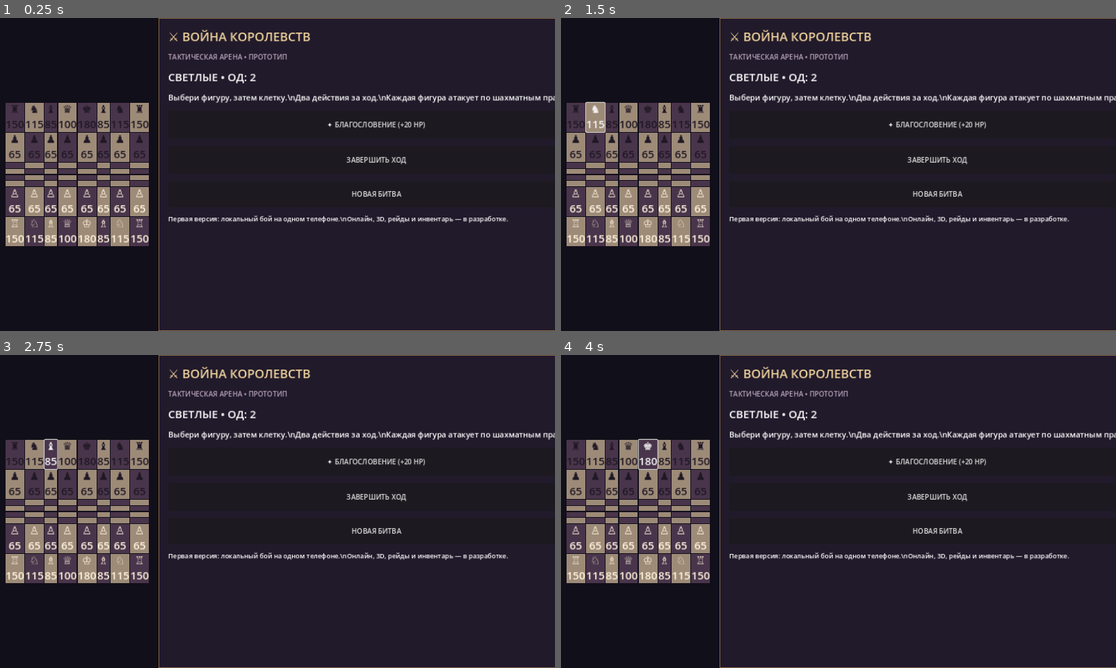
Above: before the commit, frames 1-4 (two rows, left to right).
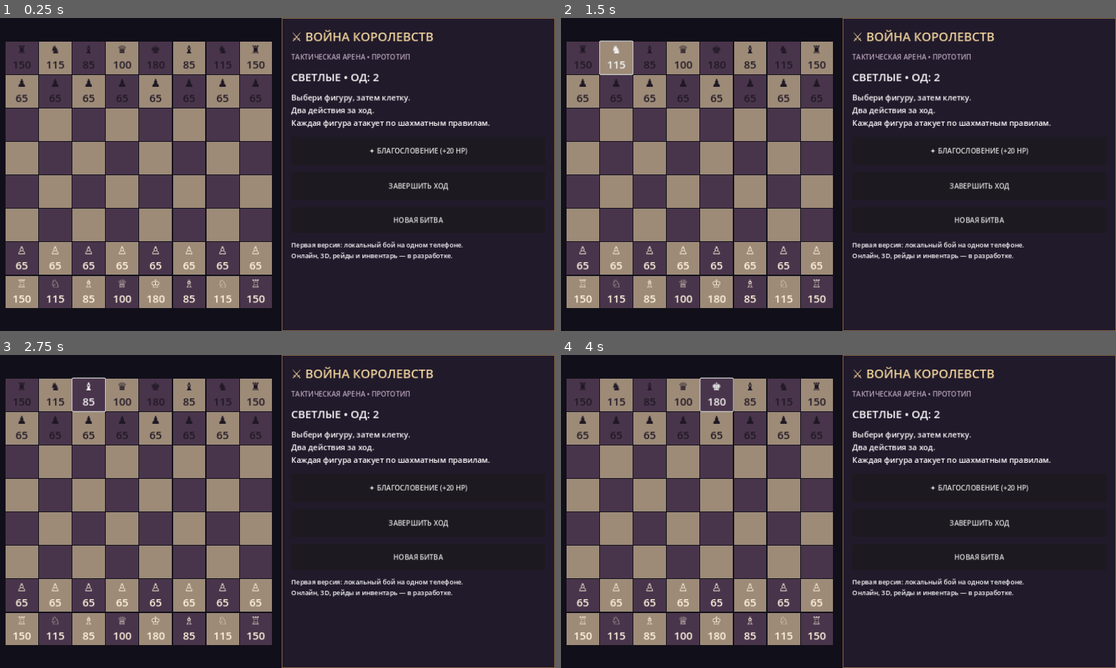
Above: after the commit, the same moments.

Repository: sitepushlic/kingdom-chess
Game: Godot game, scene res://scenes/main.tscn
The game is run twice, just before and just after one commit, with the same random seed, the same clock (stepped at 60 frames per second) and the same inputs.
Inputs:
- Up to frame 1 (0.25 s): no input
- Up to frame 2 (1.5 s): click "♜ 150" at 0.5 s; click "♞ 115" at 1.25 s
- Up to frame 3 (2.75 s): click "♝ 85" at 2 s
- Up to frame 4 (4 s): click "♛ 100" at 2.75 s; click "♚ 180" at 3.5 s

The runs differ from the first frame. In frame 1, 39% of the frame differs, in the area x 1-100%, y 0-100%; in frame 2, 39%; in frame 3, 39%; in frame 4, 39%.

Commit message:
Fix sidebar multiline labels

Diff:
--- a/scripts/main.gd
+++ b/scripts/main.gd
@@ -77,7 +77,7 @@
 	status.add_theme_font_size_override("font_size", 25)
 	ui.add_child(status)
 	var guide := Label.new()
-	guide.text = "Выбери фигуру, затем клетку.\\nДва действия за ход.\\nКаждая фигура атакует по шахматным правилам."
+	guide.text = "Выбери фигуру, затем клетку.\nДва действия за ход.\nКаждая фигура атакует по шахматным правилам."
 	guide.add_theme_font_size_override("font_size", 18)
 	ui.add_child(guide)
 	var skill := Button.new()
@@ -96,7 +96,7 @@
 	restart.pressed.connect(_reset)
 	ui.add_child(restart)
 	var note := Label.new()
-	note.text = "Первая версия: локальный бой на одном телефоне.\\nОнлайн, 3D, рейды и инвентарь — в разработке."
+	note.text = "Первая версия: локальный бой на одном телефоне.\nОнлайн, 3D, рейды и инвентарь — в разработке."
 	note.add_theme_font_size_override("font_size", 15)
 	ui.add_child(note)
 	_reset()
